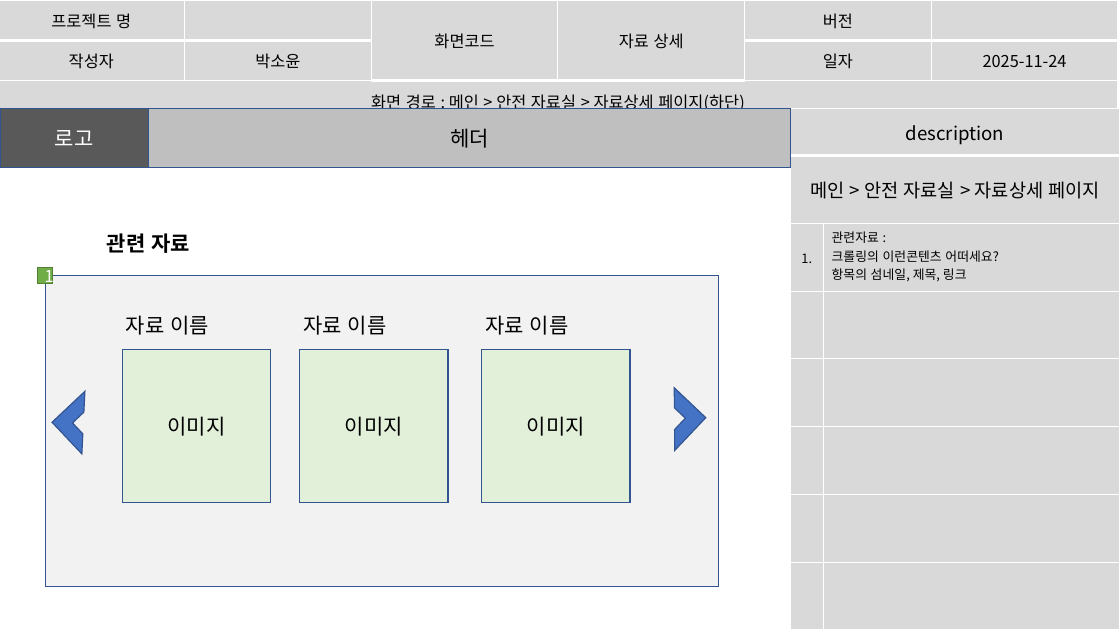
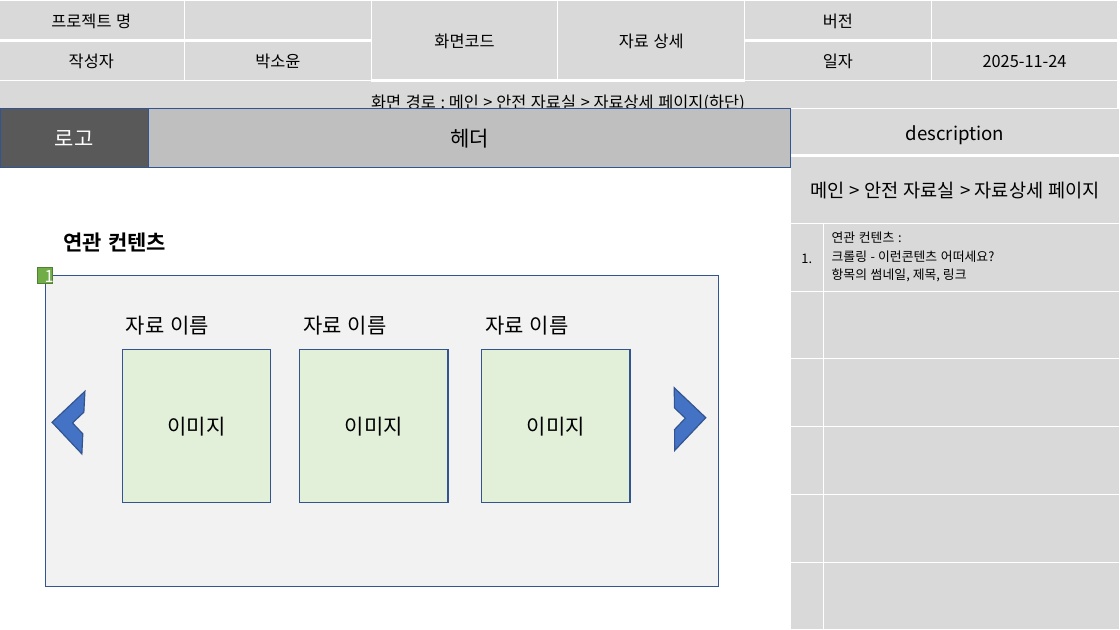
Before and after one commit to imyongchan/source, a slide deck: slide 41 of 종합기획/종합/스토리보드_종합중.pptx (slide 40 before the commit). Drawn at 1120x630 pixels with LibreOffice and Linux fonts; fonts in the diff are those of the drawing. Boxes give left, top, right and bottom in pixels: in the first picture for what was removed or moved away, otherwise in the second. Text is boxed around its words. In the diff, an @@ line names an element or a change of style, - is before the commit and + after.

```diff
--- a/종합기획/종합/스토리보드_종합중.pptx
+++ b/종합기획/종합/스토리보드_종합중.pptx
@@ table at (x1=791, y1=108, x2=1120, y2=630) @@
-row 3, column 2: 관련자료 : / 크롤링의 이런콘텐츠 어떠세요? / 항목의 섬네일, 제목, 링크
+row 3, column 2: 연관 컨텐츠 : / 크롤링 - 이런콘텐츠 어떠세요? / 항목의 썸네일, 제목, 링크
@@ text at (x1=63, y1=232, x2=166, y2=252): text changed @@
-관련 자료
+연관 컨텐츠
```
Also in this commit, not shown: 19 other slides changed, 1 slide added.
